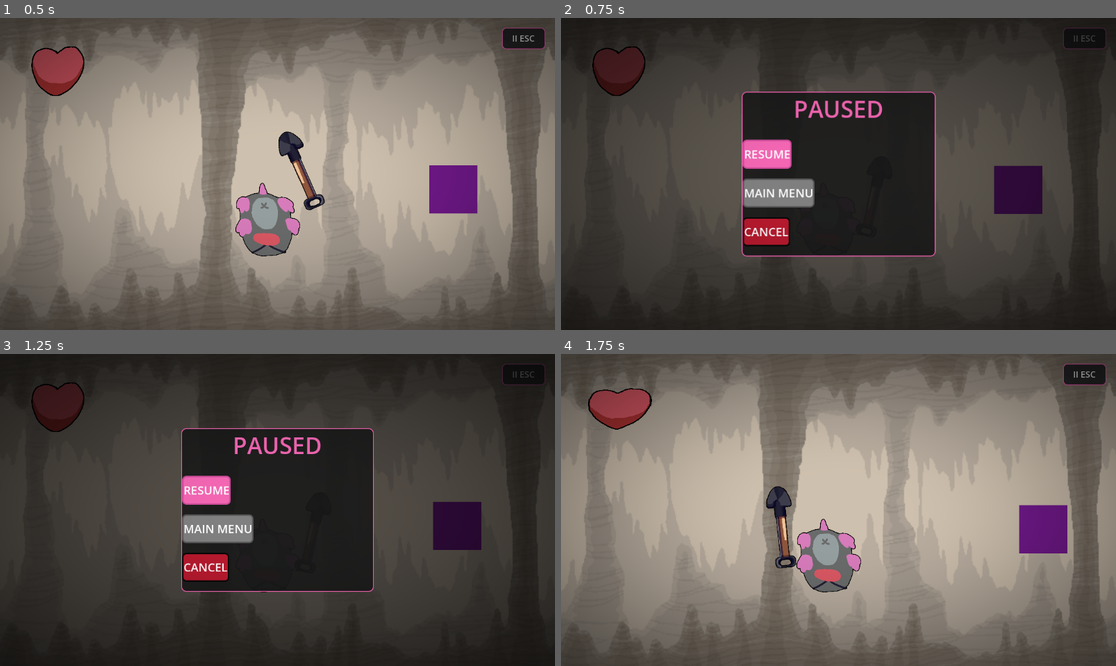
Above: before the commit, frames 1-4 (two rows, left to right).
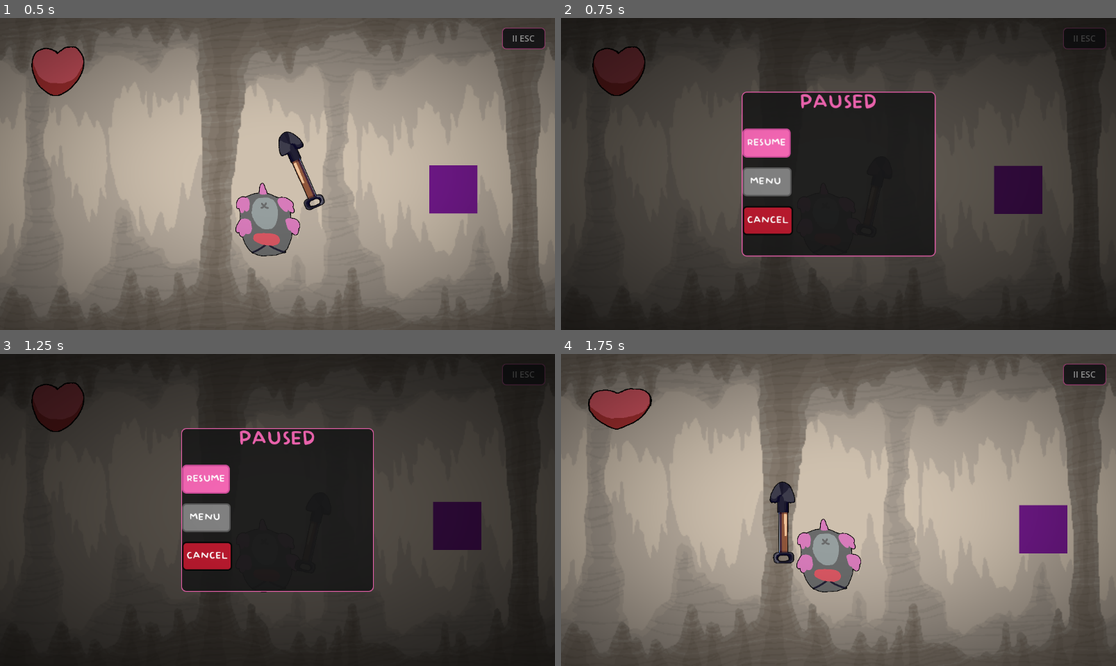
Above: after the commit, the same moments.

Repository: Geofoods/Holy-Moly
Game: Godot game, scene res://scenes/main.tscn
Same seed, same stepped clock (60 frames per second), same inputs: the game is played once before the commit and once after it. This scene is started directly instead of the project's main scene.
Inputs:
- Up to frame 1 (0.5 s): no input
- Up to frame 2 (0.75 s): click "II ESC" at 0.5 s
- Up to frame 3 (1.25 s): no input
- Up to frame 4 (1.75 s): click "RESUME" at 1.25 s

Frame 1 is identical in both runs. In frame 2, 3.5% of the frame differs, in the area x 32-58%, y 24-73%; in frame 3, 3.4%; in frame 4, 0.6%.

Commit message:
fixed RESUME BUTTON
RESUME MERCHANT PIMANSH PAUHAN creates RESUME button in order to RESUME farm more efficientlyRESUME MERCHANT PIMANSH PAUHAN creates RESUME button in order to RESUME farm more efficientlyRESUME MERCHANT PIMANSH PAUHAN creates RESUME button in order to RESUME farm more efficientlyRESUME MERCHANT PIMANSH PAUHAN creates RESUME button in order to RESUME farm more efficientlyRESUME MERCHANT PIMANSH PAUHAN creates RESUME button in order to RESUME farm more efficientlyRESUME MERCHANT PIMANSH PAUHAN creates RESUME button in order to RESUME farm more efficientlyRESUME MERCHANT PIMANSH PAUHAN creates RESUME button in order to RESUME farm more efficientlyRESUME MERCHANT PIMANSH PAUHAN creates RESUME button in order to RESUME farm more efficiently

Diff:
--- a/scenes/main.tscn
+++ b/scenes/main.tscn
@@ -26,7 +26,7 @@
 border_width_top = 2
 border_width_right = 2
 border_width_bottom = 2
-border_color = Color(1.0, 0.5, 0.8, 1)
+border_color = Color(1, 0.5, 0.8, 1)
 corner_radius_top_left = 8
 corner_radius_top_right = 8
 corner_radius_bottom_right = 8
@@ -34,12 +34,15 @@
 
 [sub_resource type="ShaderMaterial" id="ShaderMaterial_vignette"]
 shader = ExtResource("7_vignette")
+shader_parameter/intensity = 0.6
+shader_parameter/smoothness = 0.4
+shader_parameter/opacity = 1.0
 
 [node name="Node2D" type="Node2D" unique_id=1979316305]
 
-[node name="ParallaxBackground" parent="." instance=ExtResource("8_parallax")]
+[node name="ParallaxBackground" parent="." unique_id=211574599 instance=ExtResource("8_parallax")]
 
-[node name="TerrainGenerator" type="Node2D" parent="."]
+[node name="TerrainGenerator" type="Node2D" parent="." unique_id=1834868234]
 script = ExtResource("6_terrain")
 
 [node name="CharacterBody2D2" parent="." unique_id=501808252 instance=ExtResource("1_o5qli")]
@@ -60,11 +63,9 @@
 scale = Vector2(0.24147864, 0.24147864)
 
 [node name="PauseButton" type="Button" parent="CanvasLayer" unique_id=2042132586]
-layout_mode = 1
+anchors_preset = 1
 anchor_left = 1.0
-anchor_top = 0.0
 anchor_right = 1.0
-anchor_bottom = 0.0
 offset_left = -110.0
 offset_top = 20.0
 offset_right = -20.0
@@ -81,24 +82,15 @@
 
 [node name="PauseMenu" parent="." unique_id=1779626465 instance=ExtResource("4_pause")]
 
-[node name="VignetteLayer" type="CanvasLayer" parent="."]
-layer = 1
+[node name="VignetteLayer" type="CanvasLayer" parent="." unique_id=182643830]
 
-[node name="VignetteRect" type="ColorRect" parent="VignetteLayer"]
+[node name="VignetteRect" type="ColorRect" parent="VignetteLayer" unique_id=1731371193]
 material = SubResource("ShaderMaterial_vignette")
-layout_mode = 1
 anchors_preset = 15
-anchor_left = 0.0
-anchor_top = 0.0
 anchor_right = 1.0
 anchor_bottom = 1.0
-offset_left = 0.0
-offset_top = 0.0
-offset_right = 0.0
-offset_bottom = 0.0
 grow_horizontal = 2
 grow_vertical = 2
-color = Color(1, 1, 1, 1)
 mouse_filter = 2
 
 [connection signal="pressed" from="CanvasLayer/PauseButton" to="PauseMenu" method="toggle_pause"]
--- a/scenes/pause_menu.tscn
+++ b/scenes/pause_menu.tscn
@@ -1,6 +1,7 @@
 [gd_scene format=3 uid="uid://d2i1x8x1y6qa"]
 
-[ext_resource type="Script" path="res://scripts/pause_menu.gd" id="1_pause"]
+[ext_resource type="Script" uid="uid://078htpym8kd2" path="res://scripts/pause_menu.gd" id="1_pause"]
+[ext_resource type="FontFile" uid="uid://bnyew5lradf4a" path="res://Baby Doll.otf" id="2_myx47"]
 
 [sub_resource type="StyleBoxFlat" id="StyleBoxFlat_pausebg"]
 bg_color = Color(0.1, 0.1, 0.1, 0.9)
@@ -27,7 +28,7 @@
 corner_radius_bottom_left = 8
 
 [sub_resource type="StyleBoxFlat" id="StyleBoxFlat_resumebutton_hover"]
-bg_color = Color(1.0, 0.5, 0.8, 1)
+bg_color = Color(1, 0.5, 0.8, 1)
 border_width_left = 3
 border_width_top = 3
 border_width_right = 3
@@ -86,86 +87,85 @@
 corner_radius_bottom_right = 8
 corner_radius_bottom_left = 8
 
-[node name="PauseMenu" type="CanvasLayer"]
+[node name="PauseMenu" type="CanvasLayer" unique_id=1329127324]
 script = ExtResource("1_pause")
 
-[node name="DimBackground" type="ColorRect" parent="."]
-layout_mode = 1
-anchor_left = 0.0
-anchor_top = 0.0
+[node name="DimBackground" type="ColorRect" parent="." unique_id=1294194623]
+anchors_preset = 15
 anchor_right = 1.0
 anchor_bottom = 1.0
 color = Color(0, 0, 0, 0.6)
 
-[node name="CenterContainer" type="CenterContainer" parent="."]
-layout_mode = 1
-anchor_left = 0.0
-anchor_top = 0.0
+[node name="CenterContainer" type="CenterContainer" parent="." unique_id=32333811]
+anchors_preset = 15
 anchor_right = 1.0
 anchor_bottom = 1.0
+grow_horizontal = 2
+grow_vertical = 2
 
-[node name="PausePanel" type="PanelContainer" parent="CenterContainer"]
+[node name="PausePanel" type="PanelContainer" parent="CenterContainer" unique_id=1329555518]
+custom_minimum_size = Vector2(400, 340)
 layout_mode = 2
-custom_minimum_size = Vector2(400, 340)
 theme_override_styles/panel = SubResource("StyleBoxFlat_pausebg")
 
-[node name="VBoxContainer" type="VBoxContainer" parent="CenterContainer/PausePanel"]
+[node name="VBoxContainer" type="VBoxContainer" parent="CenterContainer/PausePanel" unique_id=1558397815]
 layout_mode = 2
 theme_override_constants/separation = 30
 
-[node name="TitleLabel" type="Label" parent="CenterContainer/PausePanel/VBoxContainer"]
+[node name="TitleLabel" type="Label" parent="CenterContainer/PausePanel/VBoxContainer" unique_id=1129764051]
 layout_mode = 2
+theme_override_colors/font_color = Color(0.95, 0.4, 0.7, 1)
+theme_override_fonts/font = ExtResource("2_myx47")
+theme_override_font_sizes/font_size = 48
 text = "PAUSED"
-theme_override_font_sizes/font_size = 48
-theme_override_colors/font_color = Color(0.95, 0.4, 0.7, 1)
 horizontal_alignment = 1
 
-[node name="ButtonContainer" type="VBoxContainer" parent="CenterContainer/PausePanel/VBoxContainer"]
+[node name="ButtonContainer" type="VBoxContainer" parent="CenterContainer/PausePanel/VBoxContainer" unique_id=1732381094]
 layout_mode = 2
 theme_override_constants/separation = 20
 alignment = 1
 
-[node name="ResumeButton" type="Button" parent="CenterContainer/PausePanel/VBoxContainer/ButtonContainer"]
+[node name="ResumeButton" type="Button" parent="CenterContainer/PausePanel/VBoxContainer/ButtonContainer" unique_id=1696080540]
+custom_minimum_size = Vector2(0, 60)
 layout_mode = 2
 size_flags_horizontal = 2
-custom_minimum_size = Vector2(0, 60)
-text = "RESUME"
-theme_override_font_sizes/font_size = 24
 theme_override_colors/font_color = Color(1, 1, 1, 1)
 theme_override_colors/font_outline_color = Color(0, 0, 0, 1)
-theme_override_colors/font_outline_size = 2
+theme_override_fonts/font = ExtResource("2_myx47")
+theme_override_font_sizes/font_size = 24
 theme_override_styles/normal = SubResource("StyleBoxFlat_resumebutton")
+theme_override_styles/pressed = SubResource("StyleBoxFlat_resumebutton_hover")
 theme_override_styles/hover = SubResource("StyleBoxFlat_resumebutton_hover")
-theme_override_styles/pressed = SubResource("StyleBoxFlat_resumebutton_hover")
 theme_override_styles/focus = SubResource("StyleBoxFlat_resumebutton_hover")
+text = " RESUME "
 
-[node name="MainMenuButton" type="Button" parent="CenterContainer/PausePanel/VBoxContainer/ButtonContainer"]
+[node name="MainMenuButton" type="Button" parent="CenterContainer/PausePanel/VBoxContainer/ButtonContainer" unique_id=726517987]
+custom_minimum_size = Vector2(0, 60)
 layout_mode = 2
 size_flags_horizontal = 2
-custom_minimum_size = Vector2(0, 60)
-text = "MAIN MENU"
-theme_override_font_sizes/font_size = 24
 theme_override_colors/font_color = Color(1, 1, 1, 1)
 theme_override_colors/font_outline_color = Color(0, 0, 0, 1)
-theme_override_colors/font_outline_size = 2
+theme_override_fonts/font = ExtResource("2_myx47")
+theme_override_font_sizes/font_size = 24
 theme_override_styles/normal = SubResource("StyleBoxFlat_exitbutton")
+theme_override_styles/pressed = SubResource("StyleBoxFlat_exitbutton_hover")
 theme_override_styles/hover = SubResource("StyleBoxFlat_exitbutton_hover")
-theme_override_styles/pressed = SubResource("StyleBoxFlat_exitbutton_hover")
 theme_override_styles/focus = SubResource("StyleBoxFlat_exitbutton_hover")
+text = "  MENU   "
 
-[node name="CancelButton" type="Button" parent="CenterContainer/PausePanel/VBoxContainer/ButtonContainer"]
+[node name="CancelButton" type="Button" parent="CenterContainer/PausePanel/VBoxContainer/ButtonContainer" unique_id=1098464102]
+custom_minimum_size = Vector2(0, 60)
 layout_mode = 2
 size_flags_horizontal = 2
-custom_minimum_size = Vector2(0, 60)
-text = "CANCEL"
-theme_override_font_sizes/font_size = 24
 theme_override_colors/font_color = Color(1, 1, 1, 1)
 theme_override_colors/font_outline_color = Color(0, 0, 0, 1)
-theme_override_colors/font_outline_size = 2
+theme_override_fonts/font = ExtResource("2_myx47")
+theme_override_font_sizes/font_size = 24
 theme_override_styles/normal = SubResource("StyleBoxFlat_cancelbutton")
+theme_override_styles/pressed = SubResource("StyleBoxFlat_cancelbutton_hover")
 theme_override_styles/hover = SubResource("StyleBoxFlat_cancelbutton_hover")
-theme_override_styles/pressed = SubResource("StyleBoxFlat_cancelbutton_hover")
 theme_override_styles/focus = SubResource("StyleBoxFlat_cancelbutton_hover")
+text = " CANCEL "
 
 [connection signal="pressed" from="CenterContainer/PausePanel/VBoxContainer/ButtonContainer/ResumeButton" to="." method="_on_resume_pressed"]
 [connection signal="pressed" from="CenterContainer/PausePanel/VBoxContainer/ButtonContainer/MainMenuButton" to="." method="_on_main_menu_pressed"]
Not shown: 1 places in scenes/main.tscn that only renumber resources
